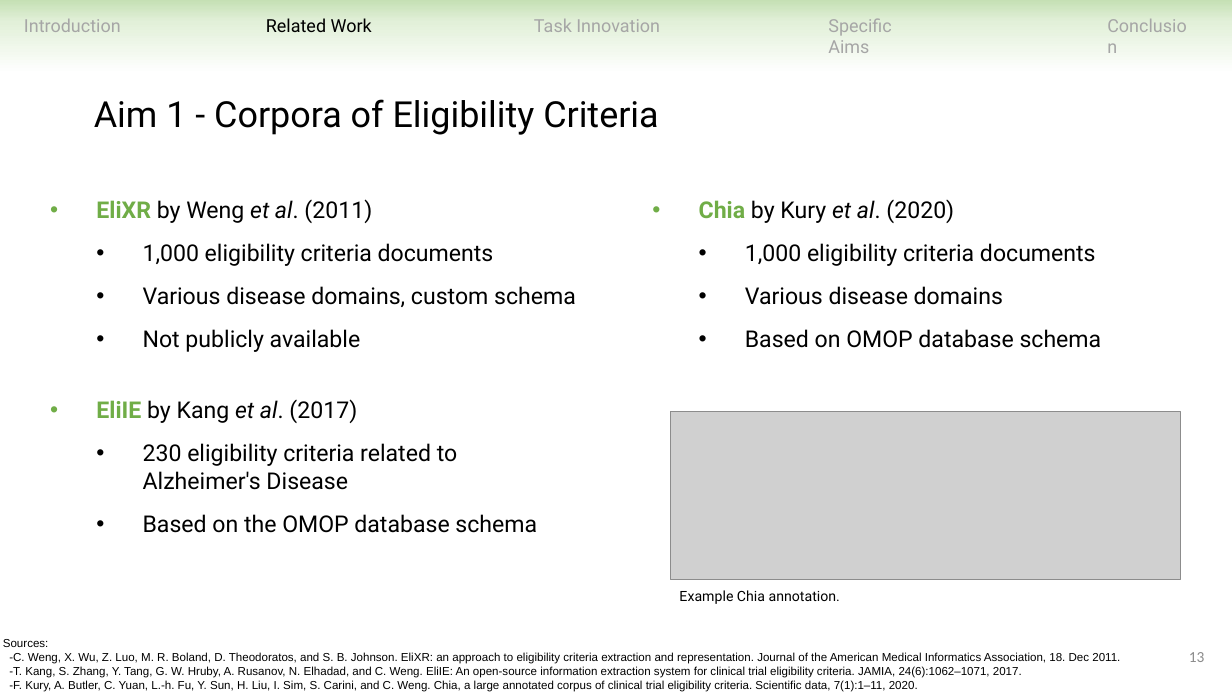
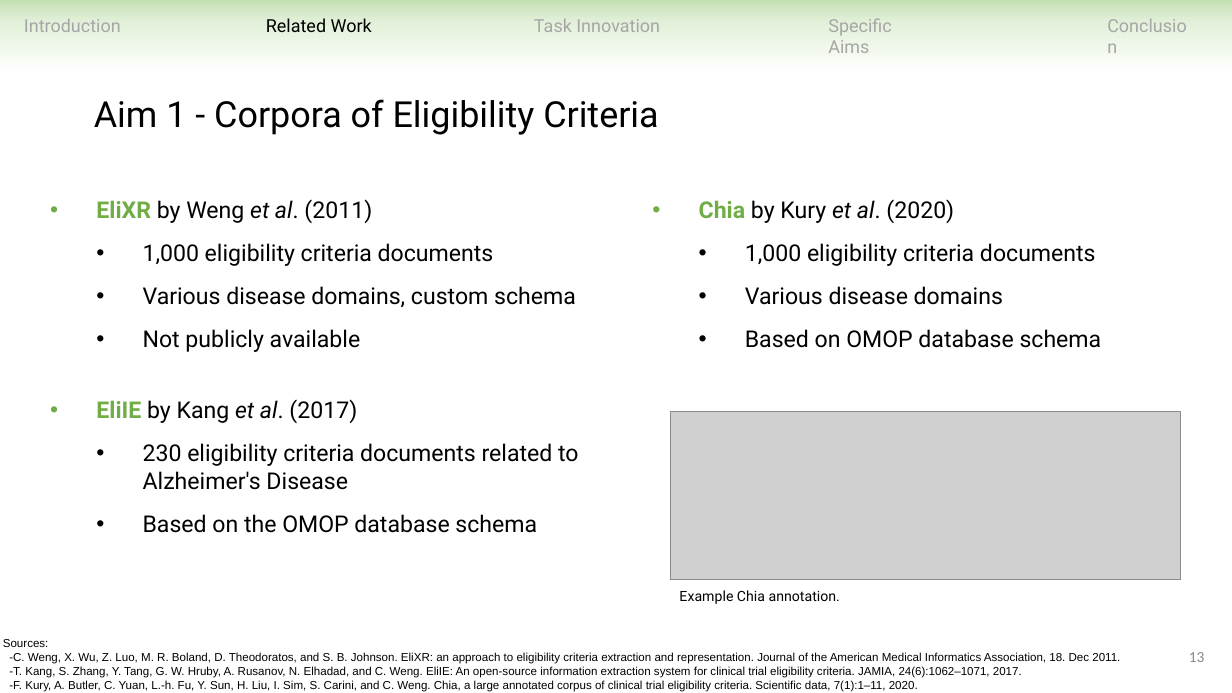
Before and after one commit to ndobb/dissertation, a slide deck: slide 13 of 4_general_exam/presentation/nic_dobbins_general_exam.pptx. Drawn at 1232x693 pixels with LibreOffice and Linux fonts; fonts in the diff are those of the drawing; grey boxes stand for pictures. Boxes give left, top, right and bottom in pixels: in the first picture for what was removed or moved away, otherwise in the second. Text is boxed around its words. In the diff, an @@ line names an element or a change of style, - is before the commit and + after.

```diff
--- a/4_general_exam/presentation/nic_dobbins_general_exam.pptx
+++ b/4_general_exam/presentation/nic_dobbins_general_exam.pptx
@@ text at bbox=[143, 443, 579, 490]: text changed @@
-  • 230 eligibility criteria related to Alzheimer's Disease
+  • 230 eligibility criteria documents related to Alzheimer's Disease
```
Also in this commit, not shown: 11 other slides changed, 23 other files.
